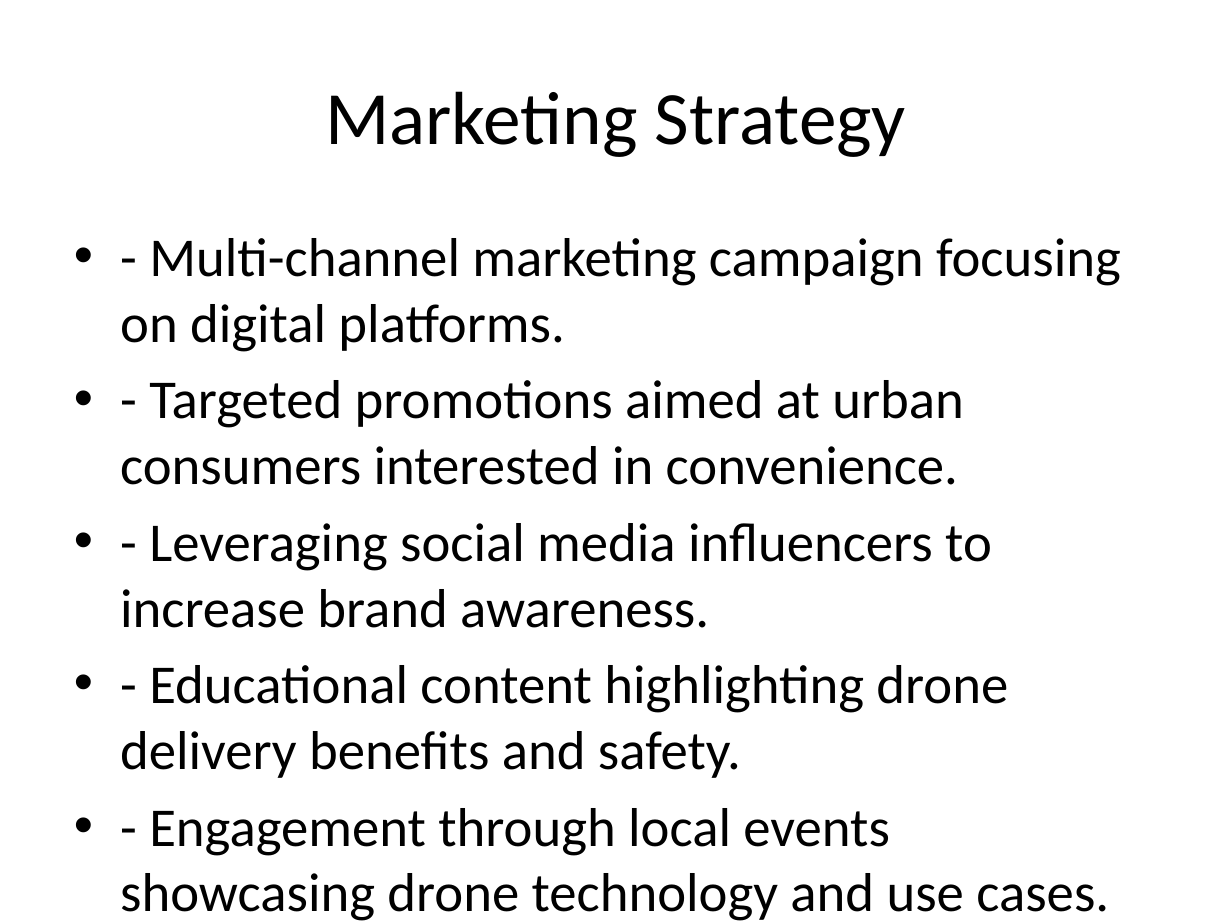
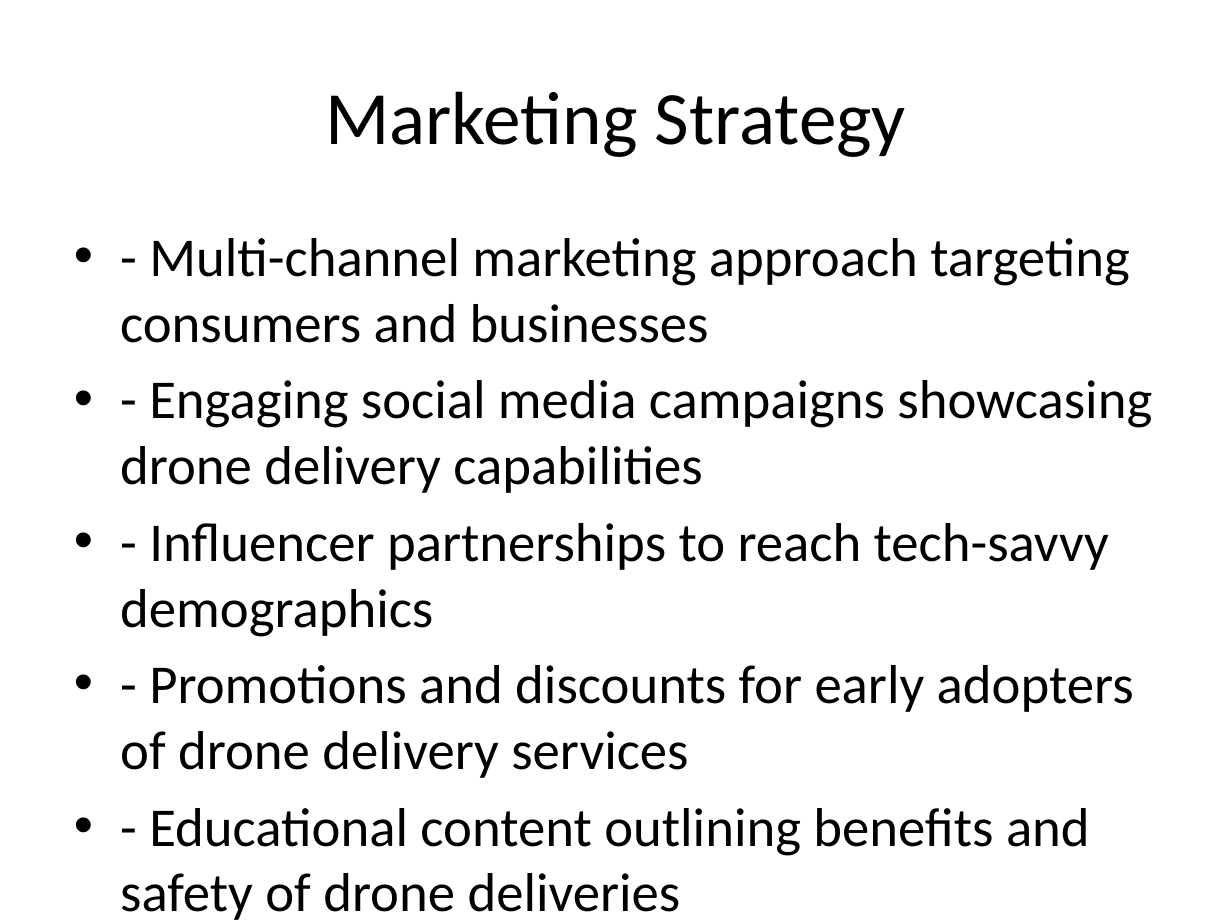
Before and after one commit to MiraSharma8511/hands-on-langchain, a slide deck: slide 7 of generated.pptx. Drawn at 1232x924 pixels with LibreOffice and Linux fonts; fonts in the diff are those of the drawing. Boxes give left, top, right and bottom in pixels: in the first picture for what was removed or moved away, otherwise in the second. Text is boxed around its words. In the diff, an @@ line names an element or a change of style, - is before the commit and + after.

```diff
--- a/generated.pptx
+++ b/generated.pptx
@@ text at box(120, 238, 1152, 920): text changed @@
-• - Multi-channel marketing campaign focusing on digital platforms.
-• - Targeted promotions aimed at urban consumers interested in convenience.
-• - Leveraging social media influencers to increase brand awareness.
-• - Educational content highlighting drone delivery benefits and safety.
-• - Engagement through local events showcasing drone technology and use cases.
+• - Multi-channel marketing approach targeting consumers and businesses
+• - Engaging social media campaigns showcasing drone delivery capabilities
+• - Influencer partnerships to reach tech-savvy demographics
+• - Promotions and discounts for early adopters of drone delivery services
+• - Educational content outlining benefits and safety of drone deliveries
```
Also in this commit, not shown: 7 other slides changed, 2 slides added, 2 slides removed, 2 other files.
